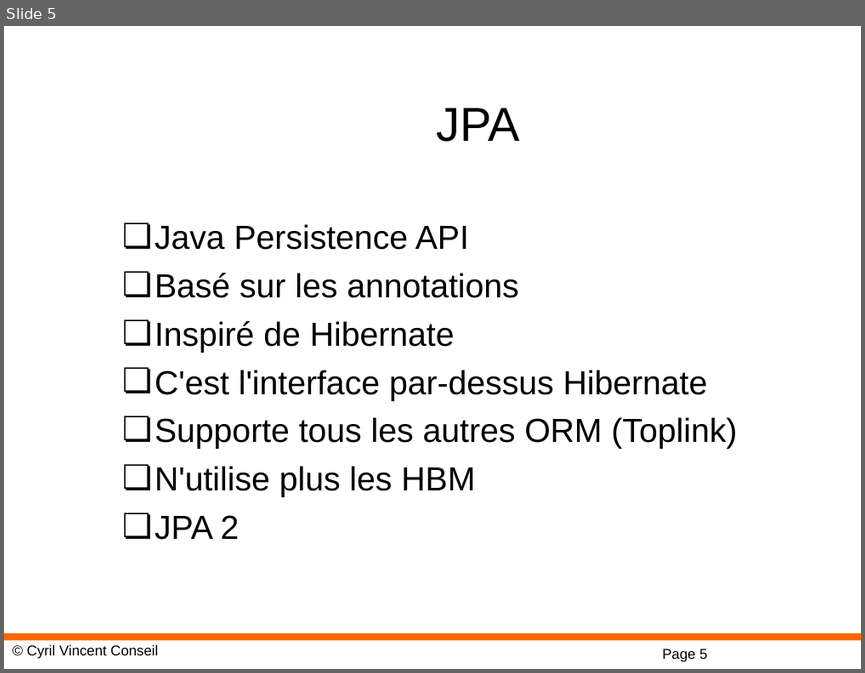
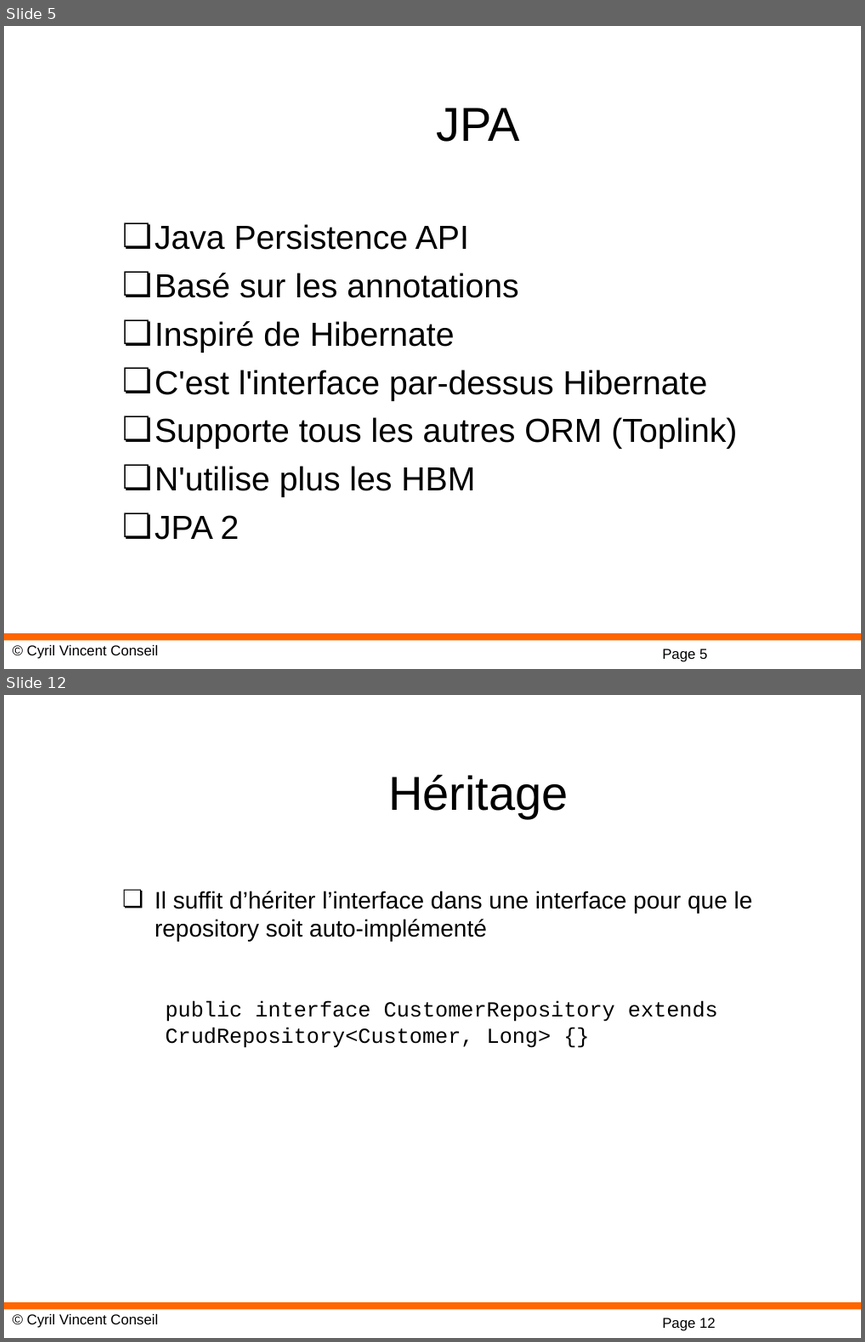
Before and after one commit to cyrilvincent/spring, a slide deck: ppt/07-SpringJPAH2.ppt. Shown one above the other, each under a label of ours: slide 5 before the commit, slides 5 and 12 after it; the slides between them are not shown. The pictures are 865x673 and 865x1342 pixels, drawn with LibreOffice and Linux fonts; fonts in the diff are those of the drawing; background and template pictures are left out. Boxes give left, top, right and bottom in pixels: in the first picture for what was removed or moved away, otherwise in the second. Text is boxed around its words. In the diff, an @@ line names an element or a change of style, - is before the commit and + after.

```diff
--- a/ppt/07-SpringJPAH2.ppt
+++ b/ppt/07-SpringJPAH2.ppt
@@ slide 12 added at box(4, 695, 861, 1338), background #FFFFFF; not listed: 3 template elements that a slide beside it also shows @@
@@ title added at box(388, 774, 568, 818), 40 pt, text #000000 @@
+Héritage
@@ text added at box(154, 891, 753, 1048), 20 pt, text #000000 @@
+❏ Il suffit d’hériter l’interface dans une interface pour que le repository soit auto-implémenté
+  public interface CustomerRepository extends CrudRepository<Customer, Long> {}
```
Also in this commit, not shown: 8 other slides added, 21 other files.
